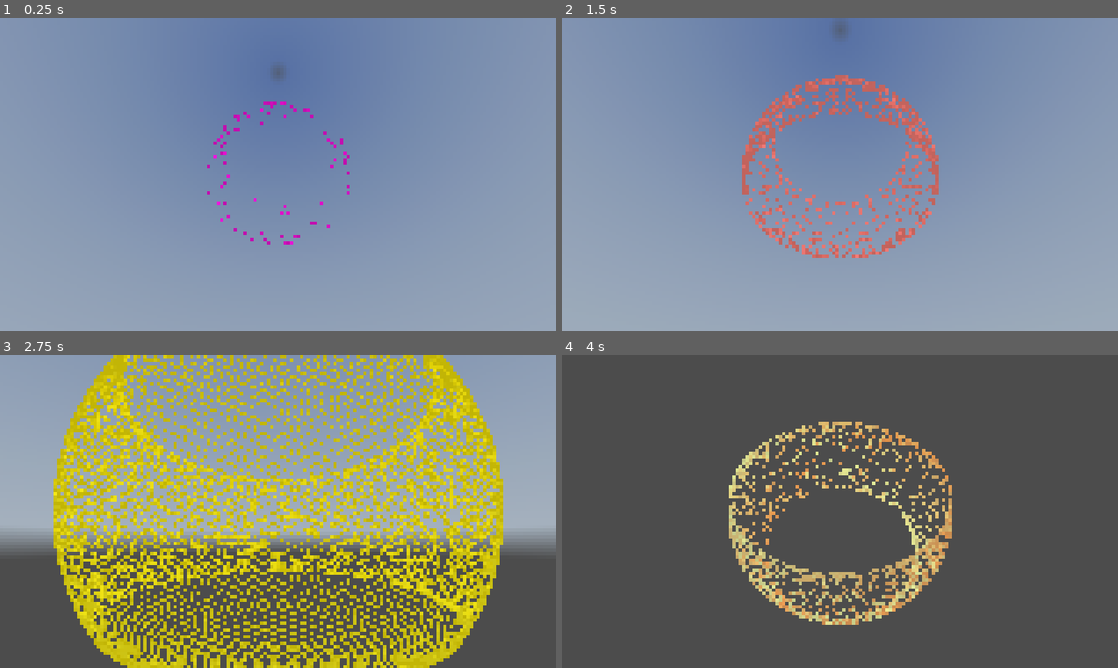
Above: before the commit, frames 1-4 (two rows, left to right).
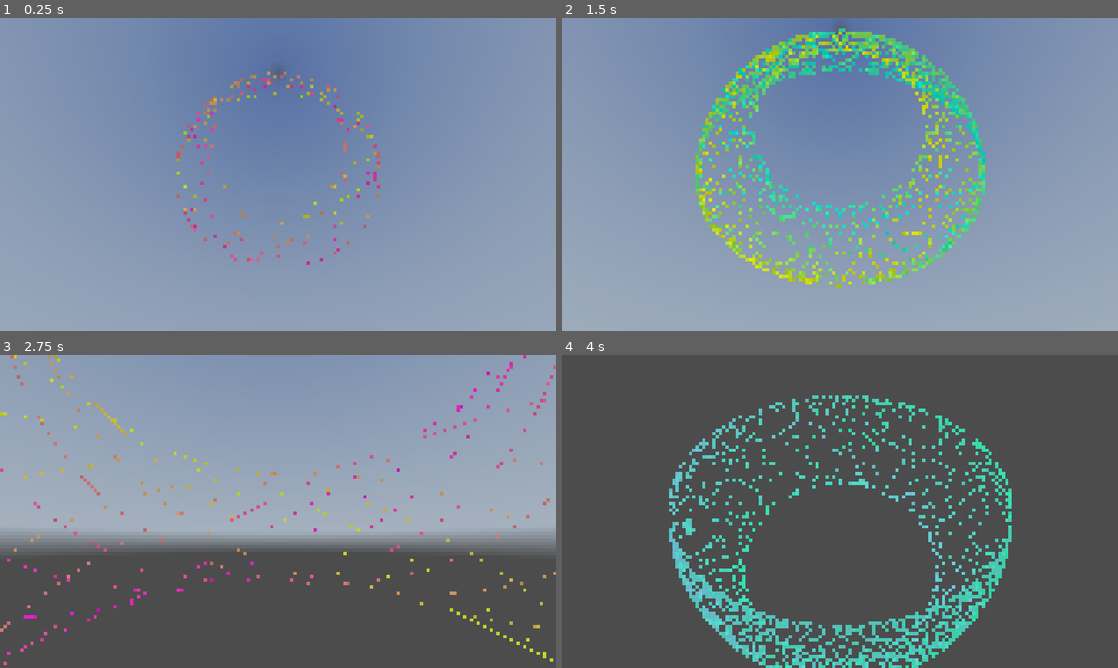
Above: after the commit, the same moments.

Repository: kasworld/gd4orbit_sphere3d
Game: Godot game, scene res://main.tscn
Same seed, same stepped clock (60 frames per second), same inputs: the game is played once before the commit and once after it. A sky picture missing from this copy of the repository is replaced by a grey-blue gradient.
Inputs (mouse positions are in pixels of both pictures, inside the frame that each line leads up to):
- Up to frame 1 (0.25 s): no input
- Up to frame 2 (1.5 s): tap Enter at 0.5 s; move the mouse to (962, 158) at 0.52 s; click (962, 158) at 0.67 s; move the mouse to (728, 190) at 1.27 s; click (728, 190) at 1.42 s
- Up to frame 3 (2.75 s): move the mouse to (333, 442) at 2.02 s; click (333, 442) at 2.17 s
- Up to frame 4 (4 s): move the mouse to (812, 574) at 2.77 s; click (812, 574) at 2.92 s; move the mouse to (1006, 558) at 3.52 s; click (1006, 558) at 3.67 s

The runs differ from the first frame. In frame 1, 1.6% of the frame differs, in the area x 31-69%, y 17-79%; in frame 2, 12%; in frame 3, 35%, in the area x 0-100%, y 0-100%; in frame 4, 14%.

Commit message:
update shift_color

Diff:
--- a/bracelet_2.gd
+++ b/bracelet_2.gd
@@ -43,23 +43,24 @@
 
 var visible_count :int = 3
 var count_inc :int = 1
-var color1_from := Color.MAGENTA
-var color1_to := Color.YELLOW
-var color2_from := Color.MAGENTA
-var color2_to := Color.YELLOW
+var color1 := Color.MAGENTA
+var color2 := Color.YELLOW
+var color3 := Color.CYAN
+func shift_color() -> void:
+	color1 = color2
+	color2 = color3
+	color3 = NamedColorList.color_list.pick_random()[0]
+
 func change_visible_count() -> void:
 	visible_count += count_inc
 	if visible_count > multimesh.instance_count:
 		count_inc = -1
 		visible_count = multimesh.instance_count
-		color2_from = color2_to
-		color2_to = NamedColorList.color_list.pick_random()[0]
 	if visible_count < 3:
 		count_inc = 1
 		visible_count = 3
-		color1_from = color1_to
-		color1_to = NamedColorList.color_list.pick_random()[0]
+		shift_color()
 	var rate = (visible_count as float) / (multimesh.instance_count as float)
-	var color1 = color1_from.lerp(color1_to, rate)
-	var color2 = color2_from.lerp(color2_to, rate)
-	update_orbit(visible_count,color1, color2)
+	var co1 = color1.lerp(color2, rate)
+	var co2 = color2.lerp(color3, rate)
+	update_orbit(visible_count,co1, co2)
--- a/main.gd
+++ b/main.gd
@@ -5,7 +5,7 @@
 
 func _ready() -> void:
 	#$Bracelet.init(180, TotalDiagonal/2 *1.5)
-	$Bracelet2.init(180, TotalDiagonal/2 *1.5)
+	$Bracelet2.init(90, TotalDiagonal )
 
 func _process(delta: float) -> void:
 	move_camera(delta)
